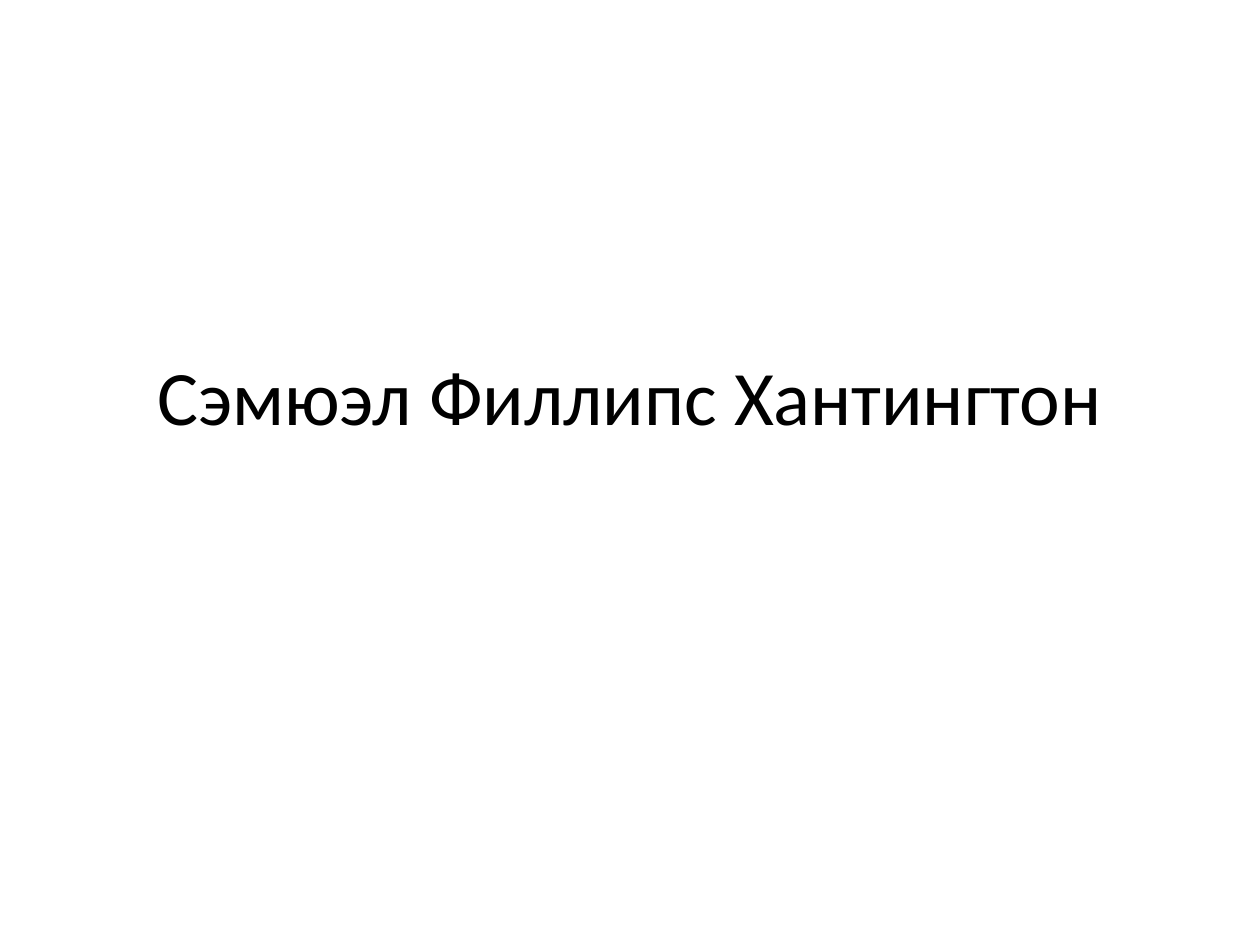
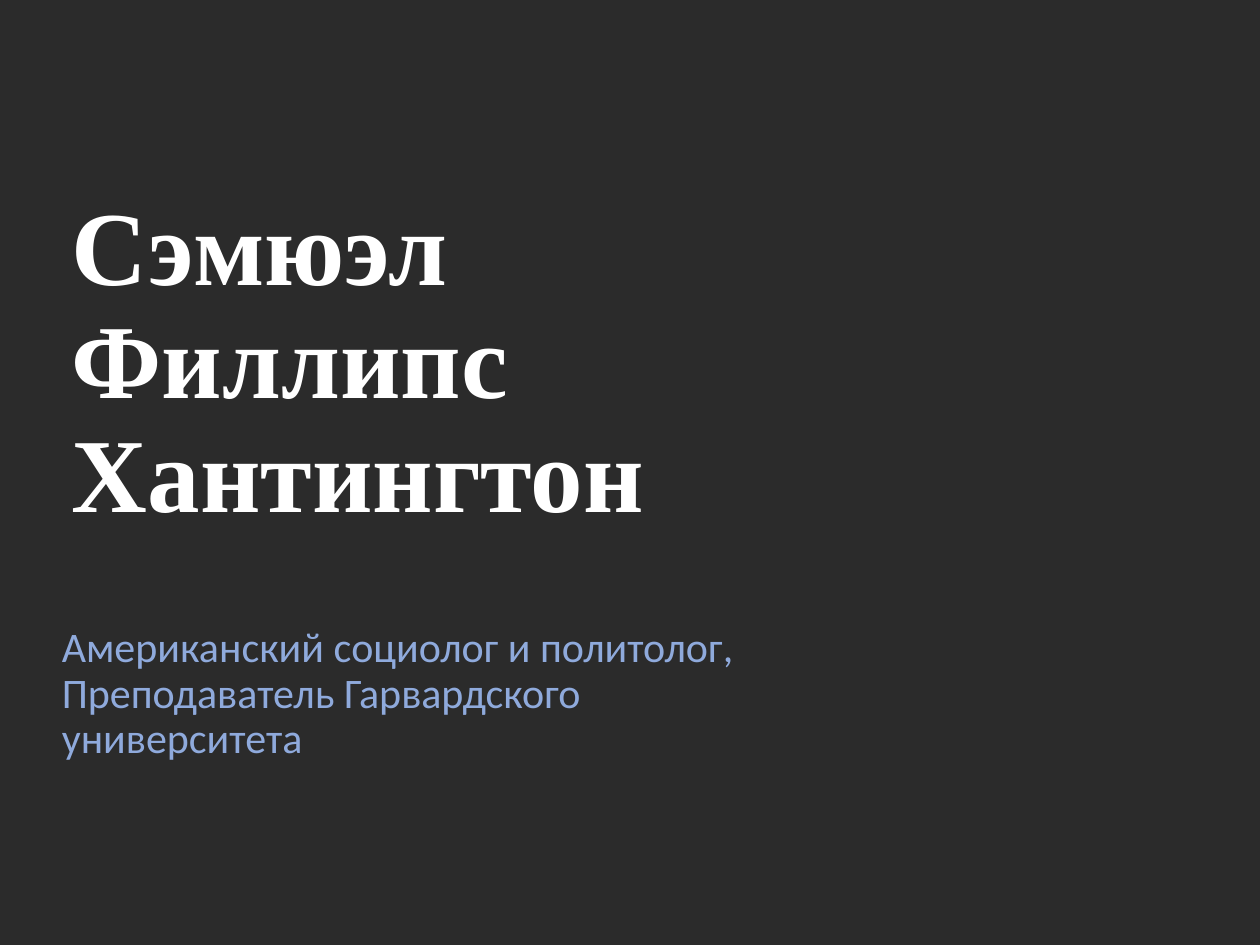
Before and after one commit to IAKalash/MyRep, a slide deck: slide 1 of Other/Сэмюэл Филлипс Хантингтон.pptx. Drawn at 1260x945 pixels with LibreOffice and Linux fonts; fonts in the diff are those of the drawing; background and template pictures are left out; a plain dark background stands for a picture behind light text. Boxes give left, top, right and bottom in pixels: in the first picture for what was removed or moved away, otherwise in the second. Text is boxed around its words. In the diff, an @@ line names an element or a change of style, - is before the commit and + after.

Commit message:
Хантингтон

```diff
--- a/Other/Сэмюэл Филлипс Хантингтон.pptx
+++ b/Other/Сэмюэл Филлипс Хантингтон.pptx
@@ background #FFFFFF to picture (left out) @@
@@ title "Сэмюэл Филлипс Хантингтон": place and size @@
-title "Сэмюэл Филлипс Хантингтон" at box(157, 373, 1101, 426)
+title "Сэмюэл Филлипс Хантингтон" at box(72, 215, 644, 513)
@@ title "Сэмюэл Филлипс Хантингтон" at box(72, 215, 644, 513): size 44 to 60 pt, font Calibri to Times New Roman, text colour #000000 to #FFFFFF, bold on; alignment centre to left; line spacing 1 to 0.9; vertical alignment middle to bottom @@
@@ subtitle added at box(62, 633, 733, 760), 24 pt, text #8FAADC @@
+Американский социолог и политолог, Преподаватель Гарвардского университета
```
Also in this commit, not shown: 6 other slides changed, 1 other file.
